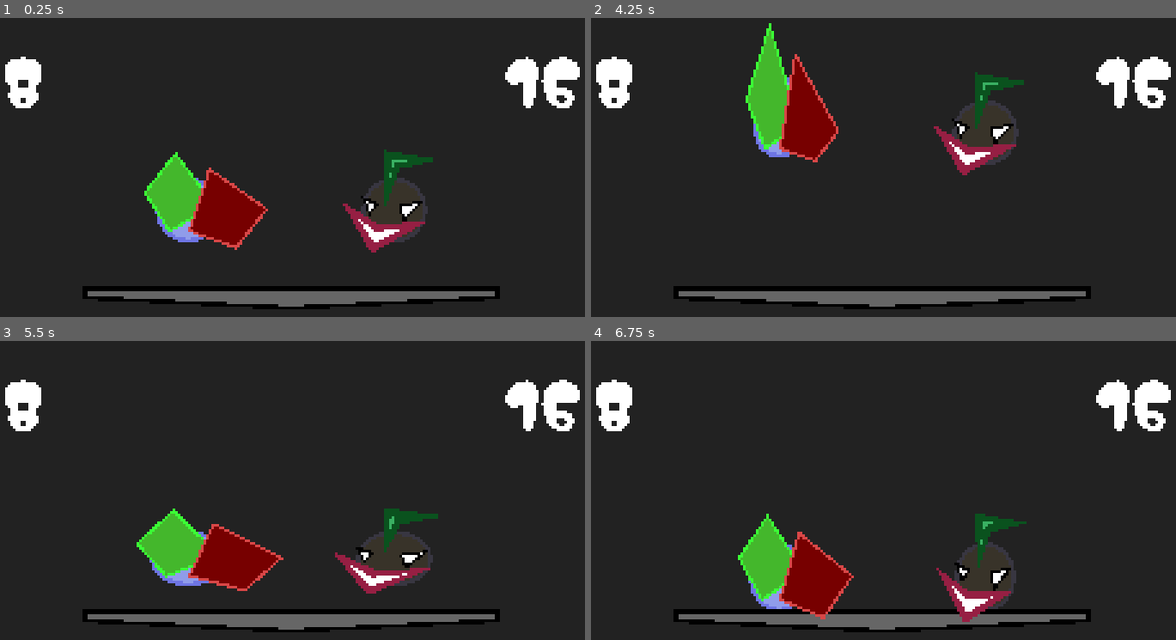
Above: before the commit, frames 1-4 (two rows, left to right).
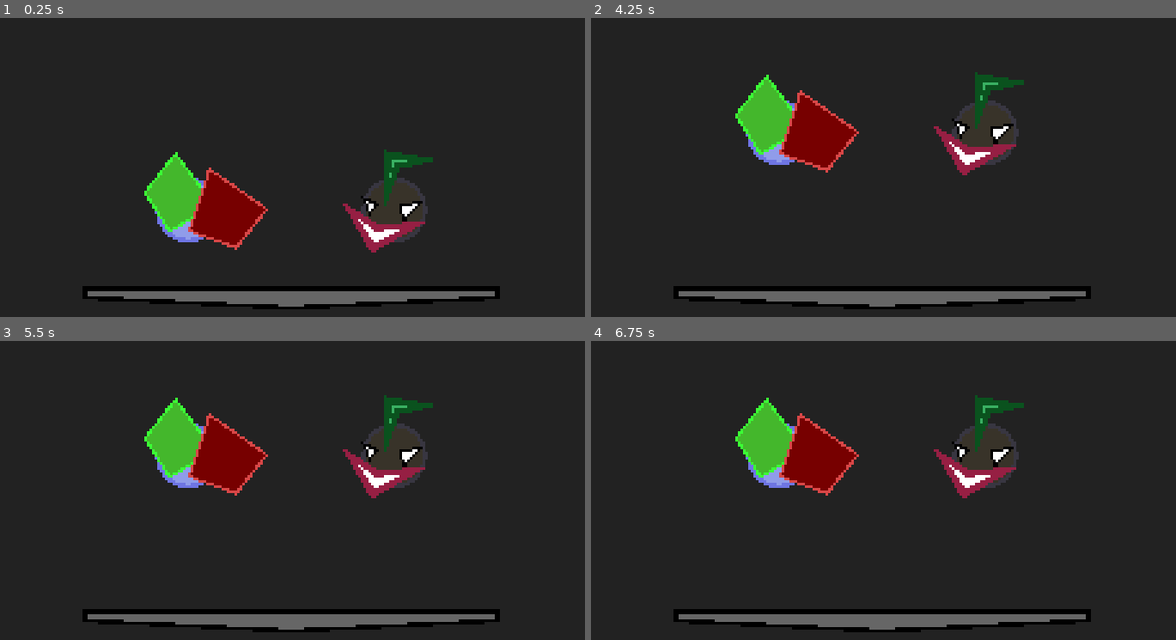
Above: after the commit, the same moments.

Repository: tm-nielsen/big-boy-balance-beam
Game: Godot game, scene res://scenes/root.tscn
The game is run twice, just before and just after one commit, with the same random seed, the same clock (stepped at 60 frames per second) and the same inputs.
Inputs:
- Up to frame 1 (0.25 s): no input
- Up to frame 2 (4.25 s): tap Enter at 0.5 s; tap R (reset) at 2, 3.5, 4.15 s
- Up to frame 3 (5.5 s): no input
- Up to frame 4 (6.75 s): no input

The runs differ from the first frame. In frame 1, 2.0% of the frame differs, in the area x 0-100%, y 12-31%; in frame 2, 5.1%; in frame 3, 13%, in the area x 0-100%, y 12-85%; in frame 4, 13%.

Commit message:
Implemented scoring and auto-reset - added bottom threshold reached signal to stage limits - added score label script to display scores and animate increases - added game manager class to connect scoring logic and automatic reset

Diff:
--- a/scenes/game.tscn
+++ b/scenes/game.tscn
@@ -1,7 +1,8 @@
-[gd_scene load_steps=9 format=3 uid="uid://siguvig7u465"]
+[gd_scene load_steps=10 format=3 uid="uid://siguvig7u465"]
 
 [ext_resource type="Script" path="res://scripts/reset_manager.gd" id="1_e3wct"]
 [ext_resource type="Script" path="res://scripts/shaky_camera.gd" id="1_hje18"]
+[ext_resource type="Script" path="res://scripts/game_manager.gd" id="1_imn7p"]
 [ext_resource type="Script" path="res://scripts/physics/balls/player_controller.gd" id="1_m3mpd"]
 [ext_resource type="Script" path="res://scripts/physics/stage_limits.gd" id="1_s5gh3"]
 [ext_resource type="Script" path="res://scripts/physics/balls/physics_ball_manager.gd" id="1_vyn2h"]
@@ -9,8 +10,11 @@
 [ext_resource type="Script" path="res://scripts/drawing/path_drawing/character_drawer.gd" id="2_radw7"]
 [ext_resource type="Script" path="res://scripts/drawing/path_drawing/squishy_path_set_drawer.gd" id="3_mencq"]
 
-[node name="Game" type="Node2D"]
+[node name="Game" type="Node2D" node_paths=PackedStringArray("reset_manager", "stage_limits")]
 texture_filter = 1
+script = ExtResource("1_imn7p")
+reset_manager = NodePath("ResetManager")
+stage_limits = NodePath("StageLimits")
 
 [node name="Camera2D" type="Camera2D" parent="." node_paths=PackedStringArray("ball_manager", "balance_beam")]
 script = ExtResource("1_hje18")
@@ -23,8 +27,9 @@
 balance_beam = NodePath("../Beam")
 reset_duration = 0.8
 
-[node name="StageLimits" type="Node2D" parent="."]
+[node name="StageLimits" type="Node2D" parent="." node_paths=PackedStringArray("ball_manager")]
 script = ExtResource("1_s5gh3")
+ball_manager = NodePath("../PhysicsBallManager")
 
 [node name="Beam" type="Node2D" parent="."]
 z_index = 1
--- a/scenes/root.tscn
+++ b/scenes/root.tscn
@@ -1,7 +1,8 @@
-[gd_scene load_steps=3 format=3 uid="uid://dd78ryax26485"]
+[gd_scene load_steps=4 format=3 uid="uid://dd78ryax26485"]
 
 [ext_resource type="Theme" uid="uid://b2wy1q7a4fn8u" path="res://visuals/ui_theme.tres" id="1_2pr5f"]
 [ext_resource type="PackedScene" uid="uid://siguvig7u465" path="res://scenes/game.tscn" id="1_3x1t2"]
+[ext_resource type="Script" path="res://scripts/score_label.gd" id="2_no22a"]
 
 [node name="Root" type="Control"]
 texture_filter = 1
@@ -25,17 +26,19 @@
 [node name="Scoreboard" type="HBoxContainer" parent="."]
 layout_mode = 1
 anchors_preset = -1
+anchor_top = 0.15
 anchor_right = 1.0
+anchor_bottom = 0.15
 offset_left = 8.0
-offset_top = 8.0
 offset_right = -8.0
 grow_horizontal = 2
+grow_vertical = 2
 alignment = 1
 
 [node name="P1ScoreLabel" type="Label" parent="Scoreboard"]
 layout_mode = 2
-size_flags_vertical = 0
 text = "8"
+script = ExtResource("2_no22a")
 
 [node name="Spacer" type="Control" parent="Scoreboard"]
 layout_mode = 2
@@ -43,8 +46,9 @@
 
 [node name="P2ScoreLabel" type="Label" parent="Scoreboard"]
 layout_mode = 2
-size_flags_vertical = 0
 text = "16"
+script = ExtResource("2_no22a")
+player_index = 2
 
 [node name="GameViewportContainer" type="SubViewportContainer" parent="."]
 layout_mode = 1
@@ -63,3 +67,6 @@
 render_target_update_mode = 4
 
 [node name="Game" parent="GameViewportContainer/GameViewport" instance=ExtResource("1_3x1t2")]
+
+[connection signal="player_scored" from="GameViewportContainer/GameViewport/Game" to="Scoreboard/P1ScoreLabel" method="_on_player_scored"]
+[connection signal="player_scored" from="GameViewportContainer/GameViewport/Game" to="Scoreboard/P2ScoreLabel" method="_on_player_scored"]
--- /dev/null
+++ b/scripts/game_manager.gd
@@ -0,0 +1,45 @@
+class_name GameManager
+extends Node2D
+
+signal player_scored(player_index: int, score_increase: int)
+
+@export var fallen_ball_reset_height: float = -100
+@export var reset_delay: float = 1
+
+@export_subgroup('references')
+@export var reset_manager: ResetManager
+@export var stage_limits: StageLimits
+
+var round_completed: bool
+var is_resetting: bool
+
+func _ready():
+  reset_manager.reset_completed.connect(_on_reset_completed)
+  stage_limits.bottom_threshold_reached.connect(_on_bottom_threshold_reached)
+
+func _process(_delta: float):
+  if round_completed && !is_resetting:
+    if Input.is_anything_pressed():
+      round_completed = false
+      reset_manager.end_reset_freeze()
+
+
+func start_delayed_reset():
+  is_resetting = true
+  var reset_tween = create_tween()
+  reset_tween.tween_interval(reset_delay)
+  reset_tween.tween_callback(reset_manager.start_reset)
+
+
+func _on_bottom_threshold_reached(ball: PlayerController):
+  if !round_completed:
+    var scoring_player_index = 1 + ball.player_index % 2
+    player_scored.emit(scoring_player_index, 1)
+    round_completed = true
+    start_delayed_reset()
+
+  ball.physics_enabled = false
+  ball.position.y = fallen_ball_reset_height
+
+func _on_reset_completed():
+  is_resetting = false
--- a/scripts/physics/stage_limits.gd
+++ b/scripts/physics/stage_limits.gd
@@ -1,5 +1,7 @@
 class_name StageLimits
 extends Node2D
+
+signal bottom_threshold_reached(ball: PhysicsBall)
 
 static var left: float
 static var right: float
@@ -9,7 +11,15 @@
 @export var right_limit: float = 120
 @export var bottom_threshold: float = 80
 
+@export var ball_manager: PhysicsBallManager
+
+
 func _ready():
     right = right_limit
     left = left_limit
     bottom = bottom_threshold
+
+func _physics_process(_delta: float):
+    for ball in ball_manager.physics_balls:
+        if ball.position.y > bottom_threshold:
+            bottom_threshold_reached.emit(ball)
--- a/scripts/reset_manager.gd
+++ b/scripts/reset_manager.gd
@@ -31,7 +31,6 @@
   reset_tween.set_parallel(false)
   reset_tween.tween_interval(reset_duration)
   reset_tween.tween_callback(reset_completed.emit)
-  reset_tween.tween_callback(end_reset_freeze)
 
 func end_reset_freeze():
   ball_manager.reset_balls()
--- /dev/null
+++ b/scripts/score_label.gd
@@ -0,0 +1,41 @@
+class_name ScoreLabel
+extends Label
+
+@export_range(1, 2) var player_index: int = 1
+
+@export_subgroup('size tween', 'size_tween')
+@export var size_tween_initial_size: float = 42
+@export var size_tween_duration: float = 0.3
+@export var size_tween_transition := Tween.TRANS_BACK
+@export var size_tween_easing := Tween.EASE_IN_OUT
+
+var score_value: int
+
+var base_font_size: float
+var font_size: set = _set_font_size
+
+
+func _ready():
+  base_font_size = get_theme_font_size('font_size')
+  font_size = base_font_size
+  text = ''
+
+func add_score(score_increase: int = 1):
+  score_value += score_increase
+  text = str(score_value)
+
+  font_size = size_tween_initial_size
+  var size_tween = create_tween()
+  size_tween.set_trans(size_tween_transition)
+  size_tween.set_ease(size_tween_easing)
+  size_tween.tween_property(self, 'font_size', base_font_size, size_tween_duration)
+
+
+func _on_player_scored(scorer_index: int, score_increase: int = 1):
+  if player_index == scorer_index:
+    add_score(score_increase)
+
+
+func _set_font_size(value: float):
+  font_size = value
+  add_theme_font_size_override('font_size', font_size)
